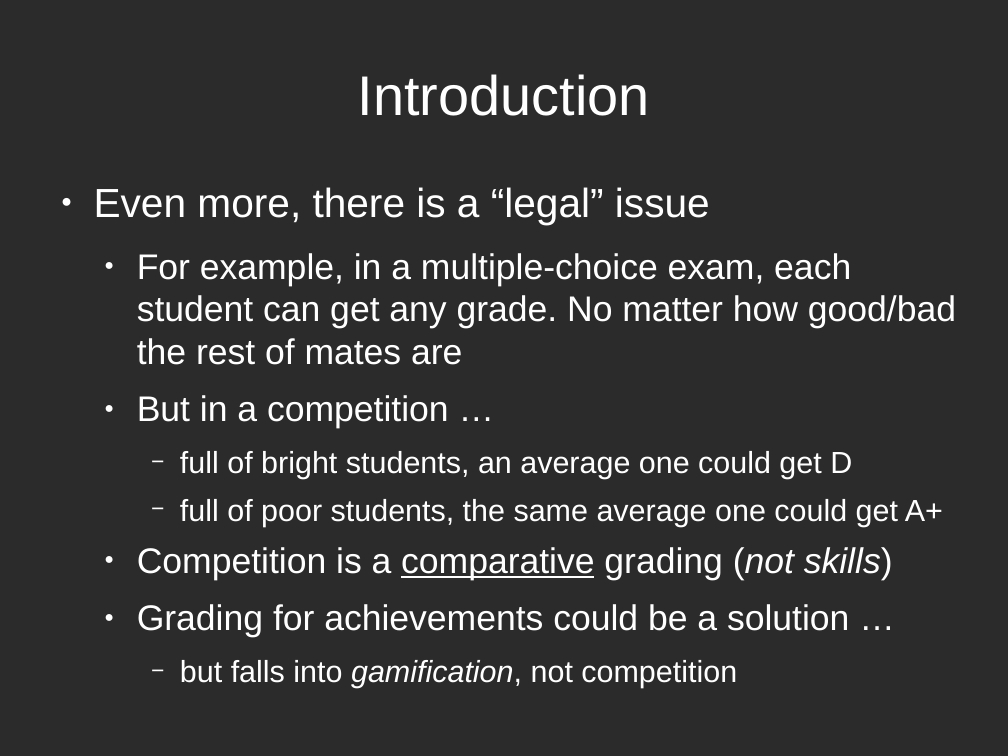
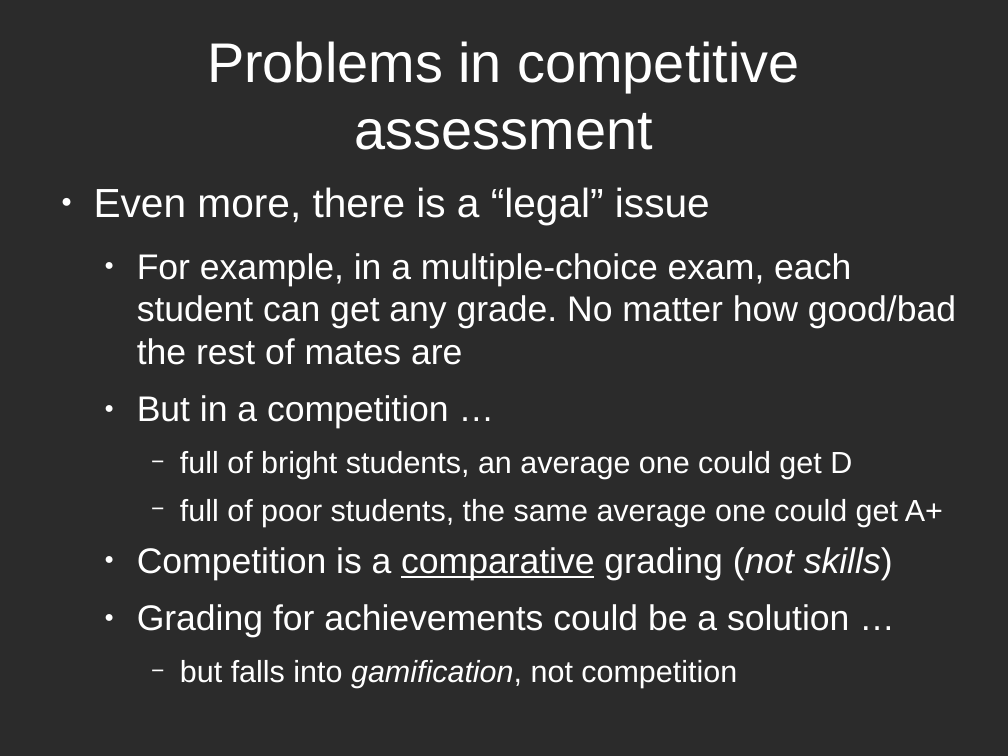
Before and after one commit to rompehielos013013013/gsiege, a slide deck: slide 6 of presentacion/Brunel2014/assessingCompetitions.odp. Drawn at 1008x756 pixels with LibreOffice and Linux fonts; fonts in the diff are those of the drawing; background and template pictures are left out; a plain dark background stands for a picture behind light text. Boxes give left, top, right and bottom in pixels: in the first picture for what was removed or moved away, otherwise in the second. Text is boxed around its words. In the diff, an @@ line names an element or a change of style, - is before the commit and + after.

```diff
--- a/presentacion/Brunel2014/assessingCompetitions.odp
+++ b/presentacion/Brunel2014/assessingCompetitions.odp
@@ title at (x1=207, y1=41, x2=799, y2=150): text changed @@
-Introduction
+Problems in competitive assessment
```
Also in this commit, not shown: 11 other slides changed, 2 slides added, 6 slides removed.
